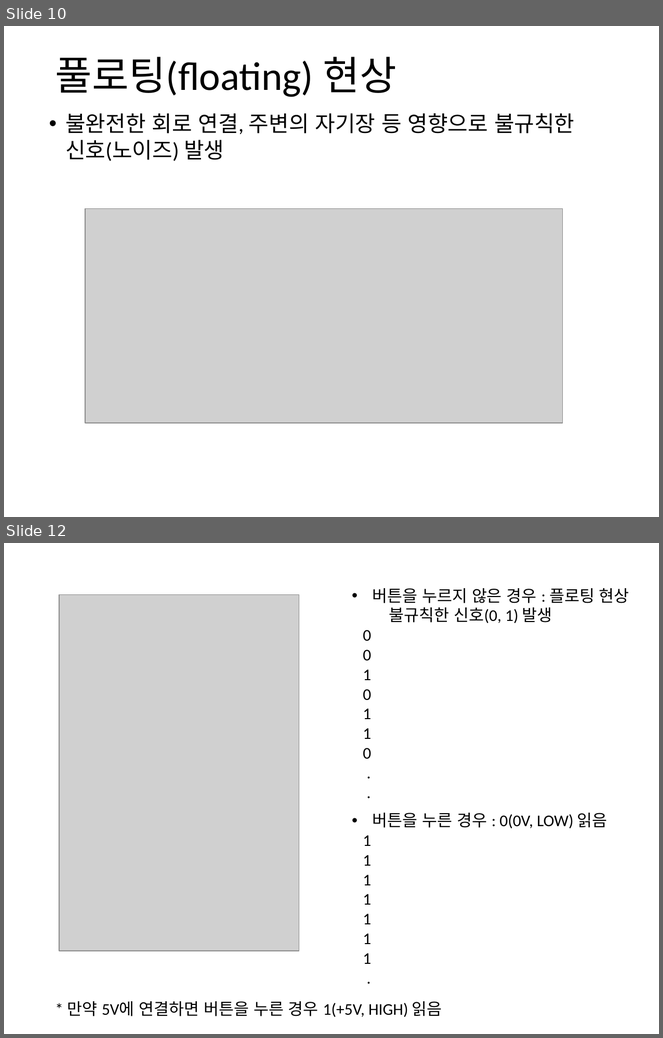
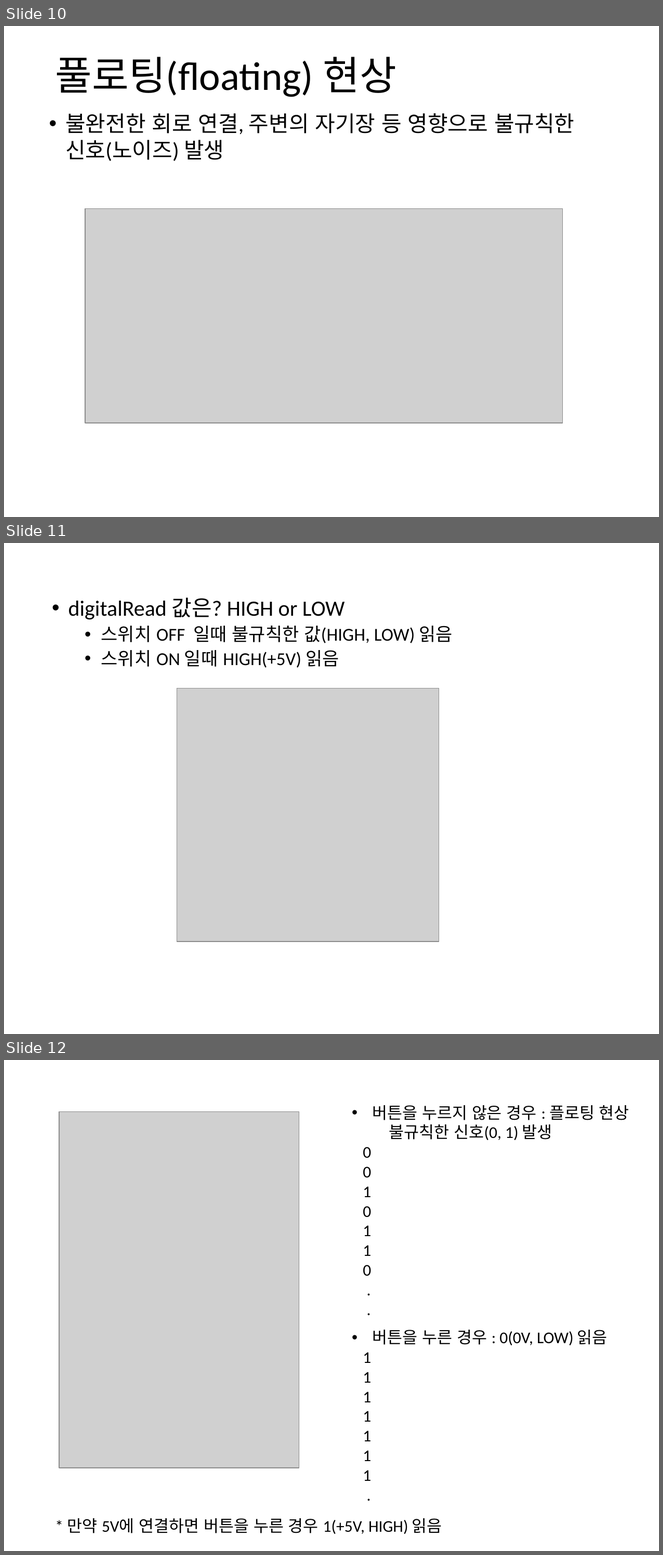
Before and after one commit to iot2019/Week04, a slide deck: Week04.pptx. Shown one above the other, each under a label of ours: slides 10 and 12 before the commit, slides 10, 11 and 12 after it; the slides between them are not shown. The pictures are 663x1038 and 663x1555 pixels, drawn with LibreOffice and Linux fonts; fonts in the diff are those of the drawing; grey boxes stand for pictures. Boxes give left, top, right and bottom in pixels: in the first picture for what was removed or moved away, otherwise in the second. Text is boxed around its words. In the diff, an @@ line names an element or a change of style, - is before the commit and + after.

Commit message:
스위치 숏트 회로 추가

```diff
--- a/Week04.pptx
+++ b/Week04.pptx
@@ slide 11 added at (4,543,659,1034), background #FFFFFF @@
@@ text added at (68,598,453,668), 20 pt, text #000000 @@
+  • digitalRead 값은? HIGH or LOW
+    • 스위치 OFF 일때 불규칙한 값(HIGH, LOW) 읽음
+    • 스위치 ON 일때 HIGH(+5V) 읽음
@@ picture added at (177,689,439,942) @@
```
Also in this commit, not shown: 1 other slide added, 1 slide removed.
